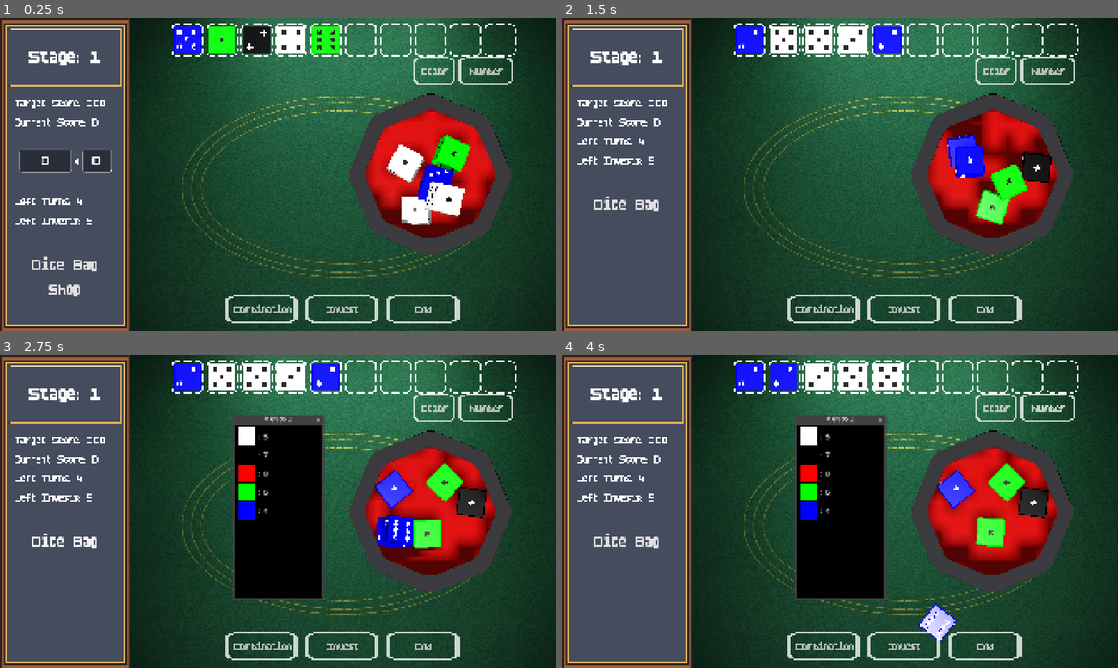
Above: before the commit, frames 1-4 (two rows, left to right).
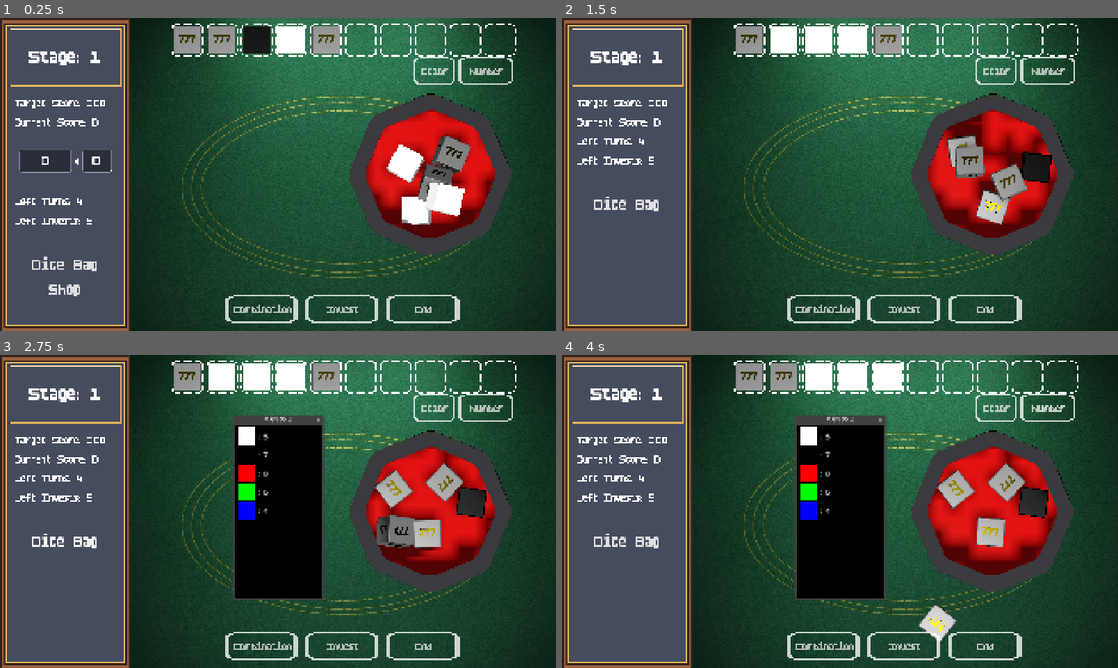
Above: after the commit, the same moments.

Repository: SangHyung-Jung/ColorDiceRollGame
Game: Godot game, scene res://main_screen.tscn
Two runs of this game, one before a commit and one after it. Both use one fixed random seed, a clock stepped at 60 frames per second and the inputs below.
Inputs:
- Up to frame 1 (0.25 s): no input
- Up to frame 2 (1.5 s): click "Dice Bag" at 0.5 s; click "Shop" at 1.25 s
- Up to frame 3 (2.75 s): click "Dice Bag" at 2 s
- Up to frame 4 (4 s): click "Color" at 2.75 s; click "Number" at 3.5 s

The runs differ from the first frame. In frame 1, 2.3% of the frame differs, in the area x 31-85%, y 2-65%; in frame 2, 2.8%; in frame 3, 3.1%, in the area x 31-89%, y 2-62%; in frame 4, 2.8%.

Commit message:
add more dices

Diff:
--- a/scripts/components/colored_dice.gd
+++ b/scripts/components/colored_dice.gd
@@ -10,29 +10,36 @@
 }
 
 const DICE_GLTF_SCENES = {
-	DiceColor.WHITE: preload("res://assets/models/0_dice_white.gltf"),
+	#DiceColor.WHITE: preload("res://assets/models/0_dice_white.gltf"),
 	#DiceColor.BLACK: preload("res://assets/models/0_dice_black.gltf"),
 	#DiceColor.RED: preload("res://assets/models/0_dice_red.gltf"),
 	#DiceColor.BLUE: preload("res://assets/models/0_dice_blue.gltf"),
 	#DiceColor.GREEN: preload("res://assets/models/0_dice_green.gltf")
 
 	#DiceColor.WHITE: preload("res://assets/models/1_plus_dice_white.gltf"),
-	DiceColor.BLACK: preload("res://assets/models/1_plus_dice_black.gltf"),
-	DiceColor.RED: preload("res://assets/models/1_plus_dice_red.gltf"),
+	#DiceColor.BLACK: preload("res://assets/models/1_plus_dice_black.gltf"),
+	#DiceColor.RED: preload("res://assets/models/1_plus_dice_red.gltf"),
 	#DiceColor.BLUE: preload("res://assets/models/1_plus_dice_blue.gltf"),
 	#DiceColor.GREEN: preload("res://assets/models/1_plus_dice_green.gltf")
 
 	#DiceColor.WHITE: preload("res://assets/models/2_gold_dice_white.gltf"),
 	#DiceColor.BLACK: preload("res://assets/models/2_gold_dice_black.gltf"),
 	#DiceColor.RED: preload("res://assets/models/2_gold_dice_red.gltf"),
-	DiceColor.BLUE: preload("res://assets/models/2_gold_dice_blue.gltf"),
+	#DiceColor.BLUE: preload("res://assets/models/2_gold_dice_blue.gltf"),
 	#DiceColor.GREEN: preload("res://assets/models/2_gold_dice_green.gltf")
 
 	#DiceColor.WHITE: preload("res://assets/models/3_multiply_dice_white.gltf"),
 	#DiceColor.BLACK: preload("res://assets/models/3_multiply_dice_black.gltf"),
 	#DiceColor.RED: preload("res://assets/models/3_multiply_dice_red.gltf"),
 	#DiceColor.BLUE: preload("res://assets/models/3_multiply_dice_blue.gltf"),
-	DiceColor.GREEN: preload("res://assets/models/3_multiply_dice_green.gltf")
+	#DiceColor.GREEN: preload("res://assets/models/3_multiply_dice_green.gltf")
+
+	DiceColor.WHITE: preload("res://assets/models/4_faceless_dice_white.gltf"),
+	DiceColor.BLACK: preload("res://assets/models/4_faceless_dice_black.gltf"),
+	DiceColor.RED: preload("res://assets/models/5_lucky_dice_777.gltf"),
+	DiceColor.BLUE: preload("res://assets/models/5_lucky_dice_777.gltf"),
+	DiceColor.GREEN: preload("res://assets/models/5_lucky_dice_777.gltf")
+
 }
 
 const COLOR_VALUES = {
Binary file changed: assets/models/0_dice_black.bin
Not shown, changed: assets/models/0_dice_black.gltf
Binary file changed: assets/models/0_dice_blue.bin
Not shown, changed: assets/models/0_dice_blue.gltf
Binary file changed: assets/models/0_dice_green.bin
Not shown, changed: assets/models/0_dice_green.gltf
Binary file changed: assets/models/0_dice_red.bin
Not shown, changed: assets/models/0_dice_red.gltf
Binary file changed: assets/models/0_dice_white.bin
Not shown, changed: assets/models/0_dice_white.gltf
Binary file changed: assets/models/2_gold_dice_black.bin
Not shown, changed: assets/models/2_gold_dice_black.gltf
(and 52 more such lines)
